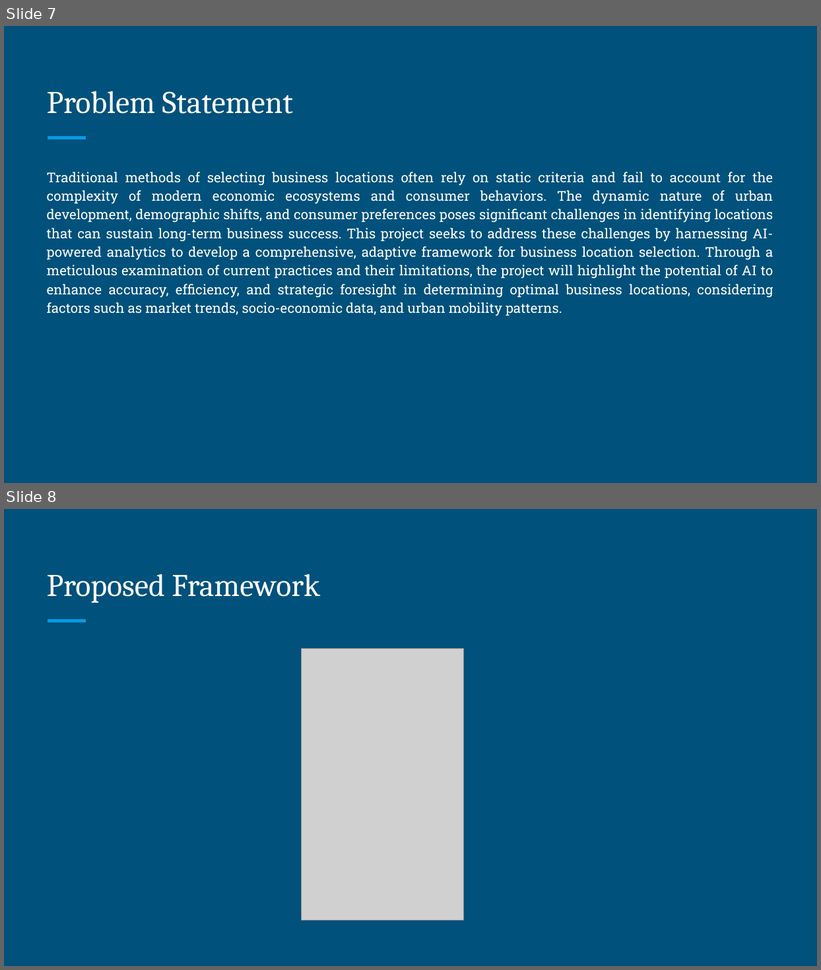
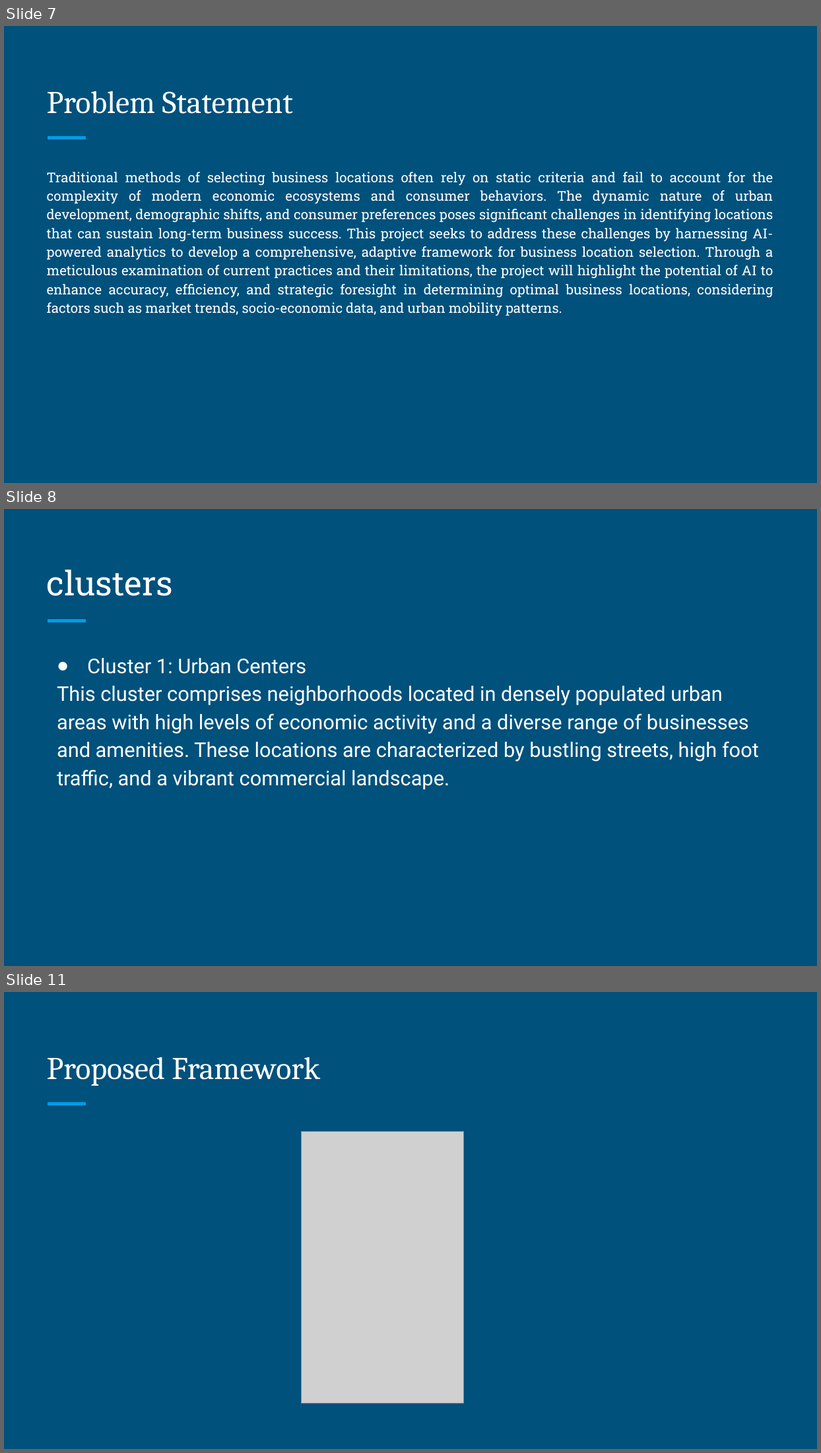
Before and after one commit to DineshKyanam/Revolutionary-AI-powered-Analytics-for-Uncovering-Optimal-Business-Locations, a slide deck: Revolutionary AI-powered Analytics for Uncovering Optimal Business Locations.pptx. Shown one above the other, each under a label of ours: slides 7 and 8 before the commit, slides 7, 8 and 11 after it; the slides between them are not shown. The pictures are 821x970 and 821x1453 pixels, drawn with LibreOffice and Linux fonts; fonts in the diff are those of the drawing; grey boxes stand for pictures. Boxes give left, top, right and bottom in pixels: in the first picture for what was removed or moved away, otherwise in the second. Text is boxed around its words. In the diff, an @@ line names an element or a change of style, - is before the commit and + after.

```diff
--- a/Revolutionary AI-powered Analytics for Uncovering Optimal Business Locations.pptx
+++ b/Revolutionary AI-powered Analytics for Uncovering Optimal Business Locations.pptx
@@ slide 8 added at (x1=4, y1=509, x2=817, y2=966), background #00517C; not listed: 1 template element that a slide beside it also shows @@
@@ title added at (x1=47, y1=570, x2=174, y2=596), 30 pt, text #FFFFFF @@
+clusters
@@ text added at (x1=57, y1=658, x2=759, y2=790), 18 pt, text #FFFFFF @@
+● Cluster 1: Urban Centers
+This cluster comprises neighborhoods located in densely populated urban areas with high levels of economic activity and a diverse range of businesses and amenities. These locations are characterized by bustling streets, high foot traffic, and a vibrant commercial landscape.
@@ what was slide 8 is now slide 11 @@
```
Also in this commit, not shown: 2 other slides added.
